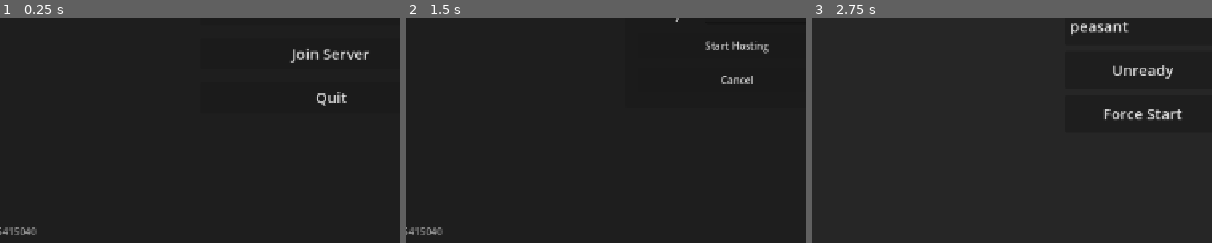
Above: before the commit, frames 1-3 (left to right).
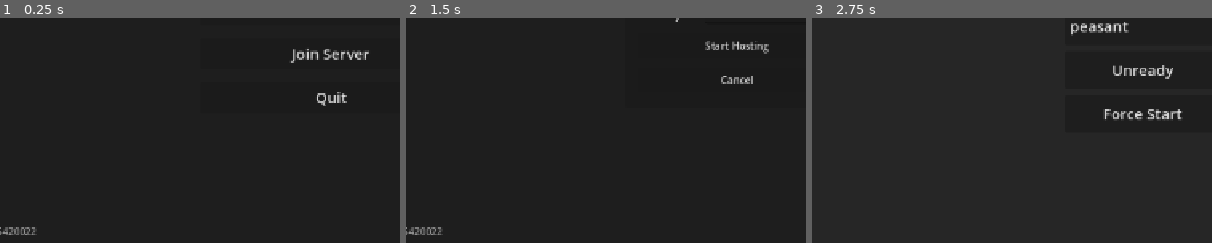
Above: after the commit, the same moments.

Repository: zakanater19/godot-roguetown
Game: Godot game, scene res://scenes/main_menu.tscn
The game is run twice, just before and just after one commit, with the same random seed, the same clock (stepped at 60 frames per second) and the same inputs.
Inputs (mouse positions are % of the whole screen's width and height, from its top left):
- Up to frame 1 (0.25 s): no input
- Up to frame 2 (1.5 s): tap Enter at 0.5 s; move the mouse to (72, 45) at 0.52 s; hold D 0.53-1.25 s; hold Shift 0.53-1.25 s; click (72, 45) at 0.67 s; tap Space at 0.77 s; click "Host Server" at 1.25 s
- Up to frame 3 (2.75 s): click "Start Hosting" at 2 s
The pictures show only the part of the screen within x 9-59%, y 50-100%; the shares and areas given below are measured in that part.

The runs differ from the first frame. In frame 1, 0.1% of the frame differs, in the area x 2-10%, y 92-97%; in frame 2, 0.1%; in frame 3, nothing differs.

Commit message:
pocket watching

Diff:
--- a/clothing/satchel.gd
+++ b/clothing/satchel.gd
@@ -76,7 +76,7 @@
 	var drag_dist: float = event.position.distance_to(_drag_press_screen)
 	if drag_dist <= DRAG_THRESHOLD: return
 
-	var my_tile := Vector2i(int(global_position.x / TILE_SIZE), int(global_position.y  / TILE_SIZE))
+	var my_tile := Vector2i(int(global_position.x / TILE_SIZE), int(global_position.y / TILE_SIZE))
 	var diff: Vector2i = (my_tile - player.tile_pos).abs()
 	if diff.x > 1 or diff.y > 1: return
 
@@ -104,7 +104,7 @@
 			var player: Node = World.get_local_player()
 			if player == null or player.z_level != z_level: return
 
-			var my_tile := Vector2i(int(global_position.x / TILE_SIZE), int(global_position.y  / TILE_SIZE))
+			var my_tile := Vector2i(int(global_position.x / TILE_SIZE), int(global_position.y / TILE_SIZE))
 			var diff: Vector2i = (my_tile - player.tile_pos).abs()
 			if diff.x > 1 or diff.y > 1: return
 
@@ -198,7 +198,22 @@
 			var amt = slot_entry.get("state", {}).get("amount", 1)
 
 			var icon_tex = null
-			if item_registry != null and item_registry.has_method("get_item_icon"):
+
+			# Check if item is a coin to load the correct stack sprite
+			if itype.ends_with("Coin") and slot_entry.has("state"):
+				var state = slot_entry.get("state", {})
+				var metal_type = state.get("metal_type", 0)
+				var amount = state.get("amount", 1)
+
+				var suffix = ["copper", "silver", "gold"][metal_type]
+				var thresholds = [20, 15, 10, 5, 4, 3, 2, 1]
+				for ta in thresholds:
+					if amount >= ta:
+						var path = "res://objects/coins/" + str(ta) + suffix + ".png"
+						if ResourceLoader.exists(path):
+							icon_tex = load(path)
+							break
+			elif item_registry != null and item_registry.has_method("get_item_icon"):
 				icon_tex = item_registry.get_item_icon(itype)
 
 			if icon_tex != null:
@@ -224,7 +239,7 @@
 	var player: Node = World.get_local_player()
 	if player == null: return
 
-	var my_tile := Vector2i(int(global_position.x / TILE_SIZE), int(global_position.y  / TILE_SIZE))
+	var my_tile := Vector2i(int(global_position.x / TILE_SIZE), int(global_position.y / TILE_SIZE))
 	var diff: Vector2i = (my_tile - player.tile_pos).abs()
 	if diff.x > 1 or diff.y > 1 or player.z_level != z_level:
 		_close_ui()
--- a/objects/item_registry.gd
+++ b/objects/item_registry.gd
@@ -37,8 +37,6 @@
 	dir.list_dir_end()
 
 ## Re-scan res://items/ after a PCK patch has been mounted.
-## Uses CACHE_MODE_REPLACE so the ResourceLoader discards pre-patch cached
-## objects and reads fresh data from the now-updated virtual filesystem.
 func reload() -> void:
 	_scene_paths_cache.clear()
 	_item_data_cache.clear()
@@ -46,7 +44,6 @@
 	_load_all_items(true)
 
 ## Overwrite (or insert) an item definition received from the server.
-## Called by GameVersion.apply_resource_diff on version-mismatched clients.
 func patch_item(item: ItemData) -> void:
 	_item_data_cache[item.item_type] = item
 	_icon_cache.erase(item.item_type)   # invalidate cached icon for this type
@@ -72,18 +69,26 @@
 		return null
 
 	var region_rect := Rect2(0, 0, tex.get_width(), tex.get_height())
-	var scene_path := get_scene_path(item_type)
-	if scene_path != "":
-		var scene := load(scene_path) as PackedScene
-		if scene != null:
-			var state := scene.get_state()
-			for i in range(state.get_node_count()):
-				if state.get_node_name(i) == "Sprite2D":
-					for j in range(state.get_node_property_count(i)):
-						if state.get_node_property_name(i, j) == "region_rect":
-							region_rect = state.get_node_property_value(i, j)
-							break
-					break
+
+	# 1. Check if item uses a specific column index on a spritesheet (e.g. Pickaxe, Coal).
+	#    These are 64px wide columns.
+	if item_data.sprite_col >= 0:
+		region_rect = Rect2(item_data.sprite_col * 64, 0, 64, 64)
+	else:
+		# 2. For items with custom cropping in their scene (e.g. LeatherBoots).
+		#    We load the scene to fetch the exact region_rect defined in the Sprite2D.
+		var scene_path := get_scene_path(item_type)
+		if scene_path != "":
+			var scene := load(scene_path) as PackedScene
+			if scene != null:
+				var state := scene.get_state()
+				for i in range(state.get_node_count()):
+					if state.get_node_name(i) == "Sprite2D":
+						for j in range(state.get_node_property_count(i)):
+							if state.get_node_property_name(i, j) == "region_rect":
+								region_rect = state.get_node_property_value(i, j)
+								break
+						break
 
 	var atlas := AtlasTexture.new()
 	atlas.atlas = tex
--- a/scripts/net/game_version.gd
+++ b/scripts/net/game_version.gd
@@ -5,7 +5,7 @@
 ## that a PCK patch alone cannot fix (i.e. any .gd change, new node types, etc.).
 ## Clients with a different APP_VERSION are told to download the new executable
 ## rather than being patched — preventing crashes from script/binary mismatches.
-const APP_VERSION: String = "1775415040"
+const APP_VERSION: String = "1775420022"
 
 ## Directories whose .tres files are included in both the version hash AND the
 ## server PCK.  Keep this list in sync with _stage_res_dir_recursive's allowed[].
--- a/scripts/player/playermisc.gd
+++ b/scripts/player/playermisc.gd
@@ -194,7 +194,27 @@
 		var item = loot_target.equipped.get(es, null)
 		if item != null and item is String and item != "":
 			var icon_tex = null
-			if item_registry != null and item_registry.has_method("get_item_icon"):
+
+			# ── Special Case: COINS (Dynamic Stack Sprites) ──────────
+			if item.ends_with("Coin"):
+				var edata = loot_target.equipped_data.get(es)
+				var amt = 1
+				var mtype = 0
+				if typeof(edata) == TYPE_DICTIONARY:
+					# Pockets and hands usually store flat data
+					amt = edata.get("amount", 1)
+					mtype = edata.get("metal_type", 0)
+
+				var suffix = ["copper", "silver", "gold"][mtype]
+				var thresholds = [20, 15, 10, 5, 4, 3, 2, 1]
+				for ta in thresholds:
+					if amt >= ta:
+						var p = "res://objects/coins/" + str(ta) + suffix + ".png"
+						if ResourceLoader.exists(p):
+							icon_tex = load(p)
+							break
+			# ── General Case: Standard Items ──────────────────────────
+			elif item_registry != null and item_registry.has_method("get_item_icon"):
 				icon_tex = item_registry.get_item_icon(item)
 
 			if icon_tex != null:
--- a/scripts/ui/HUD.gd
+++ b/scripts/ui/HUD.gd
@@ -160,6 +160,7 @@
 		var _idata = ItemRegistry.get_by_type(item_name) if item_name != null else null
 
 		if _idata != null and _idata.hud_texture_path != "":
+			# ── Special Case: HOOD ───────────────────────────────────
 			if item_name == "Hood" and slot_name == "face":
 				var face_data = equipped_data.get("face", null)
 				var hood_up: bool = false
@@ -179,6 +180,44 @@
 				amt_lbl.visible = false
 				continue
 
+			# ── Special Case: COINS (Dynamic Stack Sprites) ──────────
+			elif item_name.ends_with("Coin"):
+				var edata = equipped_data.get(slot_name)
+				var amt = 1
+				var mtype = 0
+				if typeof(edata) == TYPE_DICTIONARY:
+					# Satchels wrap item data inside a "state" dictionary
+					if edata.has("state"):
+						var state = edata["state"]
+						amt = state.get("amount", 1)
+						mtype = state.get("metal_type", 0)
+					else:
+						# Pockets and hands save data flatly
+						amt = edata.get("amount", 1)
+						mtype = edata.get("metal_type", 0)
+
+				var suffix = ["copper", "silver", "gold"][mtype]
+				var thresholds = [20, 15, 10, 5, 4, 3, 2, 1]
+				var icon_path = ""
+				for ta in thresholds:
+					if amt >= ta:
+						var p = "res://objects/coins/" + str(ta) + suffix + ".png"
+						if ResourceLoader.exists(p):
+							icon_path = p
+							break
+
+				if icon_path != "":
+					var tex = load(icon_path)
+					if tex != null:
+						icon.texture        = tex
+						icon.region_enabled = false
+						var max_dim = max(tex.get_width(), tex.get_height())
+						icon.scale   = Vector2(32.0 / max_dim, 32.0 / max_dim) if max_dim > 0 else Vector2.ONE
+						icon.visible = true
+						amt_lbl.visible = false
+						continue
+
+			# ── General Case: Standard Item ──────────────────────────
 			var atlas: AtlasTexture = ItemRegistry.get_item_icon(item_name) as AtlasTexture
 			if atlas != null:
 				icon.texture        = atlas
Not shown, changed: README.md
